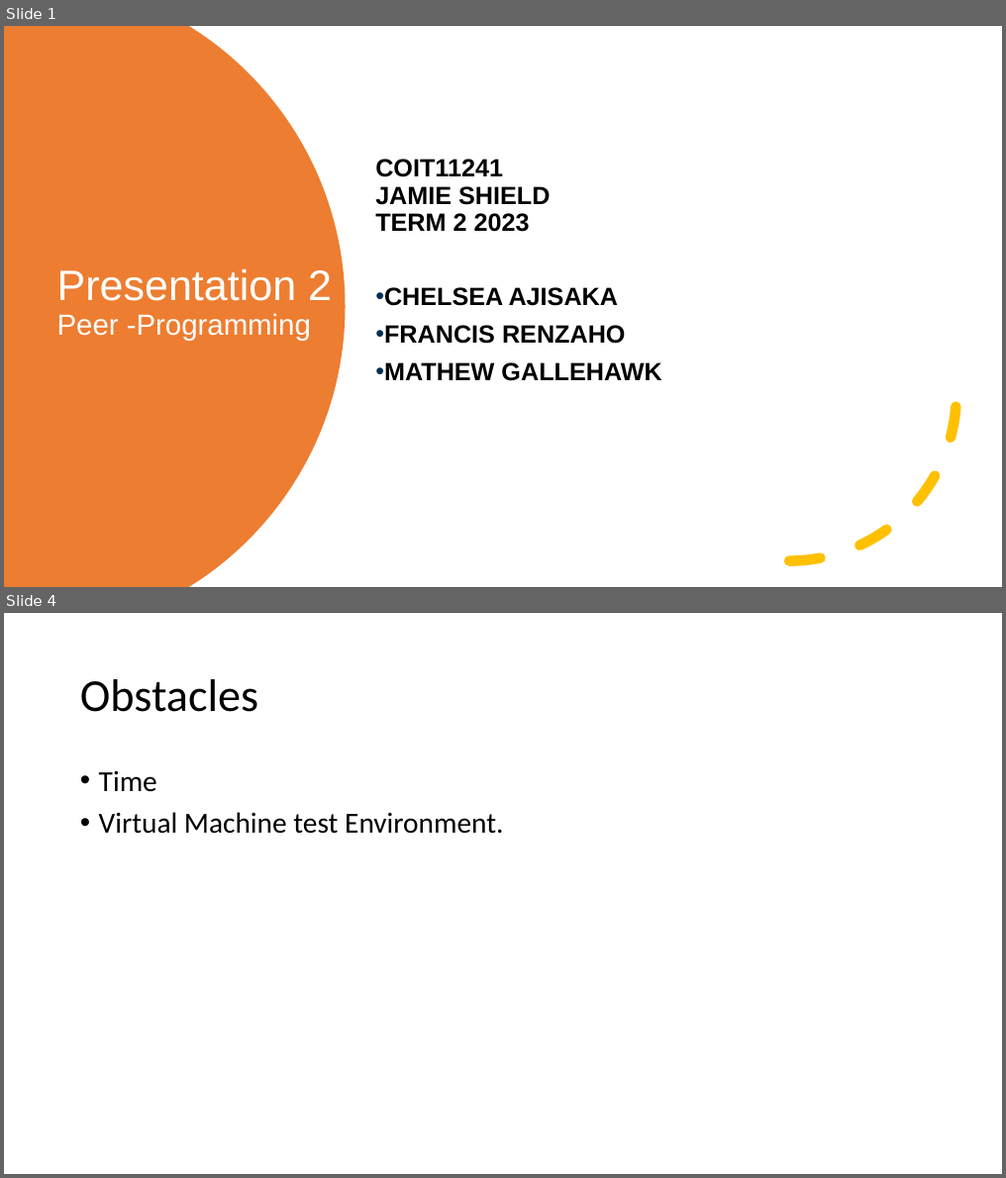
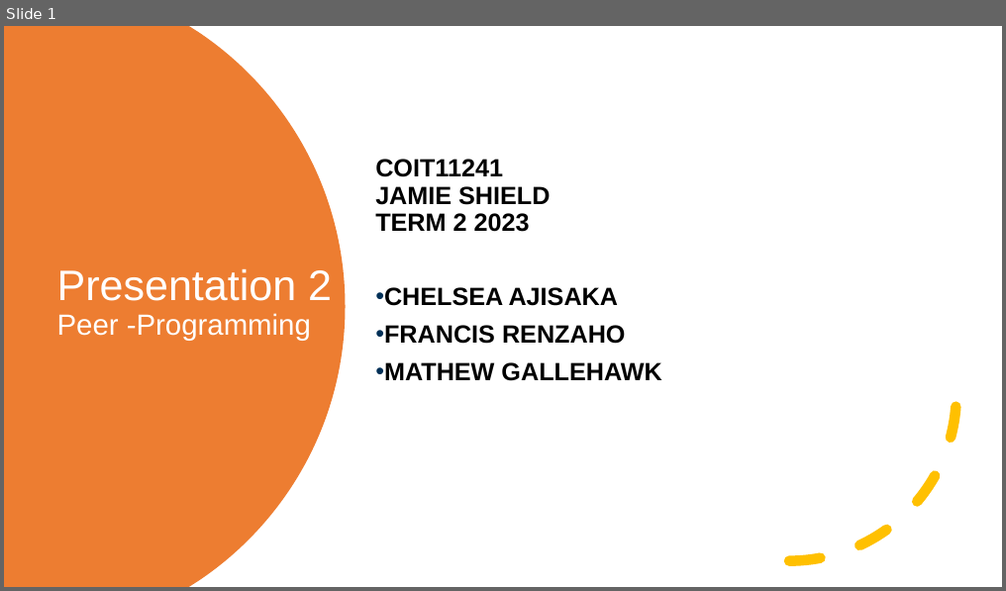
Before and after one commit to MGallehawk/Portfolio, a slide deck: Coit11241 Cyber Security Technologies/peer programing/peer programing presentation.pptx. Shown one above the other, each under a label of ours: slides 1 and 4 before the commit, slide 1 after it; the slides between them are not shown. The pictures are 1006x1178 and 1006x591 pixels, drawn with LibreOffice and Linux fonts; fonts in the diff are those of the drawing. Boxes give left, top, right and bottom in pixels: in the first picture for what was removed or moved away, otherwise in the second. Text is boxed around its words. In the diff, an @@ line names an element or a change of style, - is before the commit and + after.

```diff
--- a/Coit11241 Cyber Security Technologies/peer programing/peer programing presentation.pptx
+++ b/Coit11241 Cyber Security Technologies/peer programing/peer programing presentation.pptx
@@ slide 4 removed at <box>4,613,1002,1174</box>, background #FFFFFF @@
@@ title removed at <box>80,679,258,712</box> @@
-Obstacles
@@ text removed at <box>99,770,503,834</box> @@
-• Time
-• Virtual Machine test Environment.
```
Also in this commit, not shown: 2 slides changed, 5 other slides removed.
